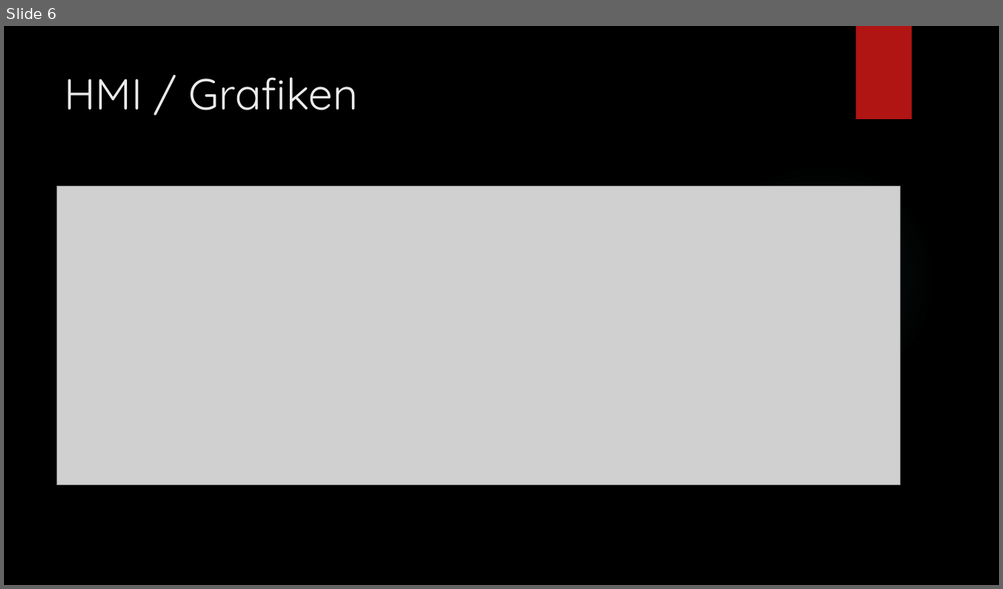
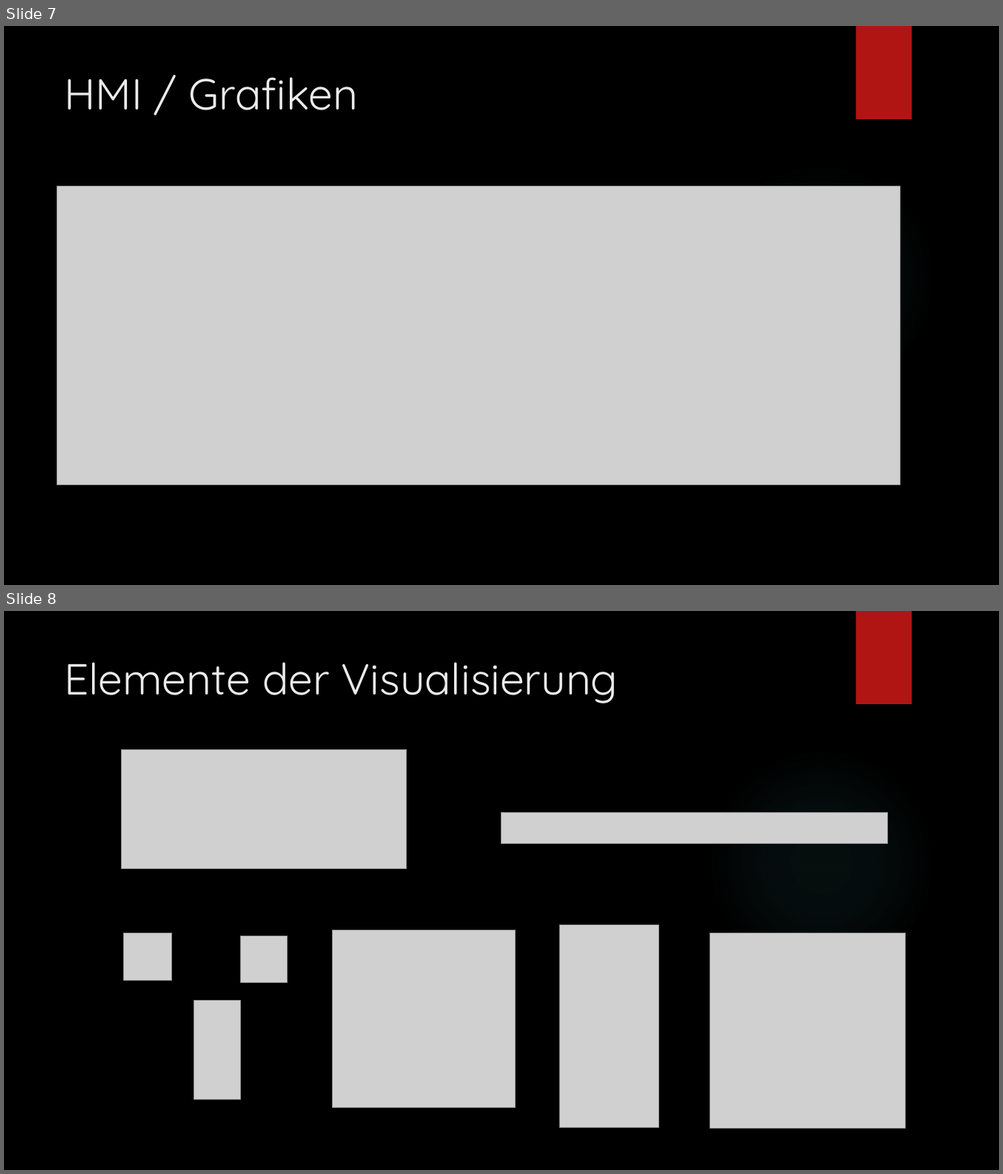
Before and after one commit to DaNussi/CPE-Hubanlage, a slide deck: Programmierung.pptx. Shown one above the other, each under a label of ours: slide 6 before the commit, slides 7 and 8 after it. The pictures are 1003x589 and 1003x1174 pixels, drawn with LibreOffice and Linux fonts; fonts in the diff are those of the drawing; grey boxes stand for pictures; background and template pictures are left out. Boxes give left, top, right and bottom in pixels: in the first picture for what was removed or moved away, otherwise in the second. Text is boxed around its words. In the diff, an @@ line names an element or a change of style, - is before the commit and + after.

```diff
--- a/Programmierung.pptx
+++ b/Programmierung.pptx
@@ slide 8 added at <box>4,611,999,1170</box>, background picture (left out); not listed: 2 template elements that a slide beside it also shows @@
@@ title added at <box>64,662,618,703</box>, 42 pt, text #EBEBEB @@
+Elemente der Visualisierung
@@ picture added at <box>122,750,406,869</box> @@
@@ picture added at <box>502,812,888,843</box> @@
@@ picture added at <box>123,934,171,981</box> @@
@@ picture added at <box>241,937,287,983</box> @@
@@ picture added at <box>333,931,515,1109</box> @@
@@ picture added at <box>559,925,658,1128</box> @@
@@ picture added at <box>710,934,905,1128</box> @@
@@ picture added at <box>193,1001,241,1099</box> @@
@@ what was slide 6 is now slide 7 @@
```
Also in this commit, not shown: 1 slide changed, 1 other slide added.
